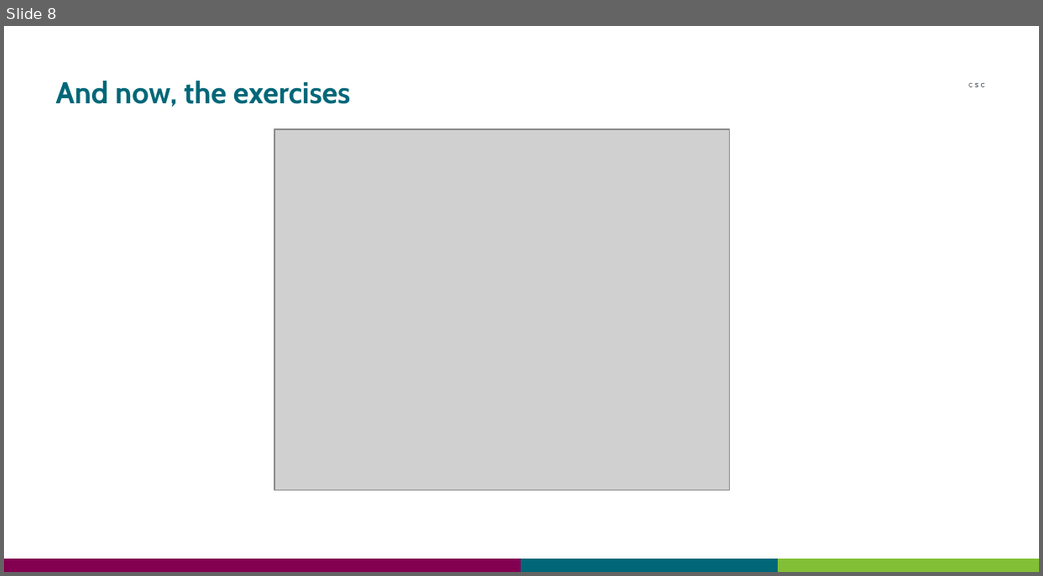
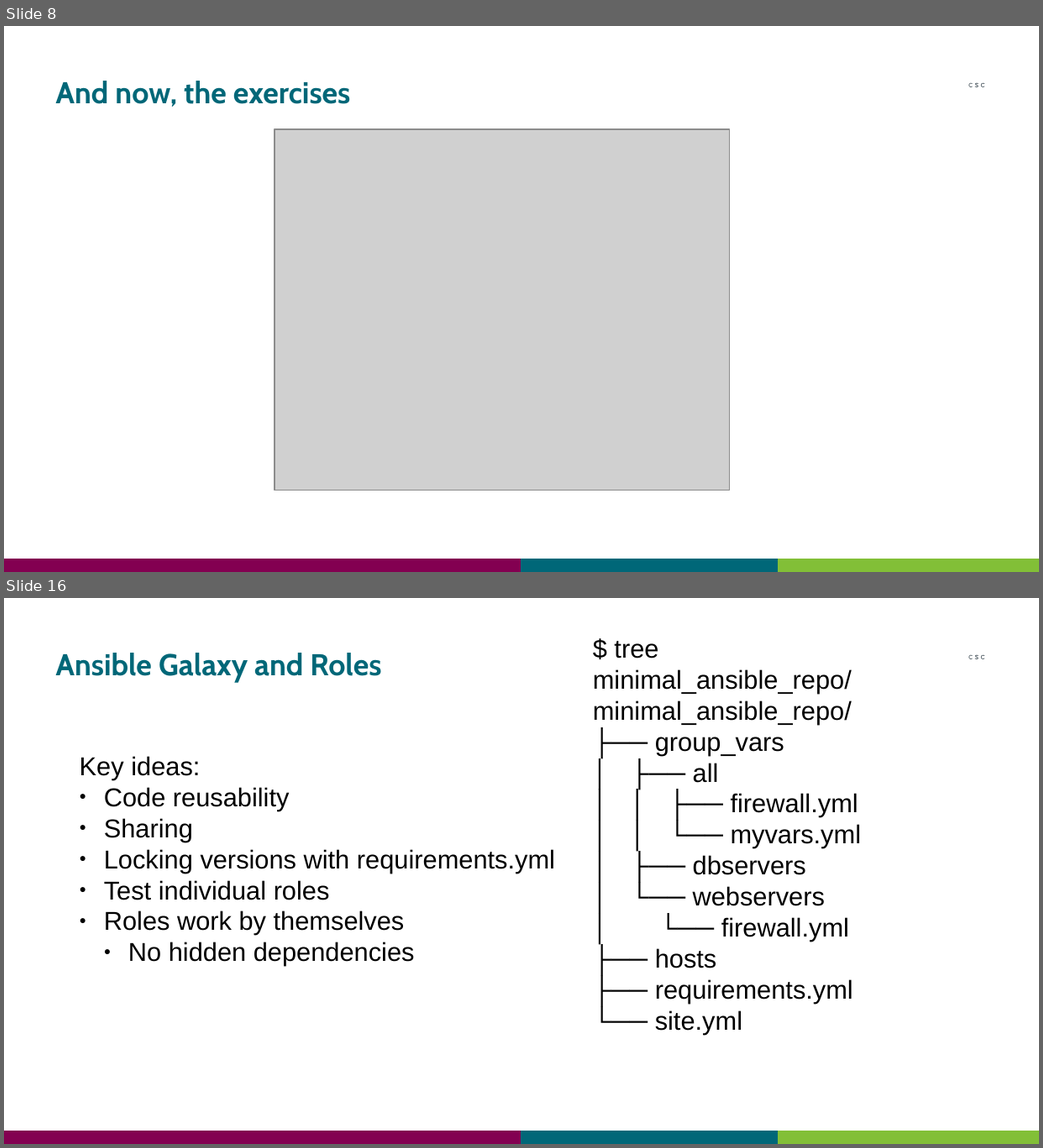
Before and after one commit to CSCfi/ansible-workshops, a slide deck: intro-workshop/Ansible_Intro_Workshop.odp. Shown one above the other, each under a label of ours: slide 8 before the commit, slides 8 and 16 after it; the slides between them are not shown. The pictures are 1043x576 and 1043x1148 pixels, drawn with LibreOffice and Linux fonts; fonts in the diff are those of the drawing; grey boxes stand for pictures. Boxes give left, top, right and bottom in pixels: in the first picture for what was removed or moved away, otherwise in the second. Text is boxed around its words. In the diff, an @@ line names an element or a change of style, - is before the commit and + after.

Commit message:
galaxy, inventory, ansible.cfg, lab environment

```diff
--- a/intro-workshop/Ansible_Intro_Workshop.odp
+++ b/intro-workshop/Ansible_Intro_Workshop.odp
@@ slide 16 added at (4, 598, 1039, 1144), background #FFFFFF; not listed: 4 template elements that a slide beside it also shows @@
@@ text added at (593, 641, 862, 1004), 18 pt, text #000000 @@
+$ tree minimal_ansible_repo/
+minimal_ansible_repo/
+├── group_vars
+│ ├── all
+│ │ ├── firewall.yml
+│ │ └── myvars.yml
+│ ├── dbservers
+│ └── webservers
+│ └── firewall.yml
+├── hosts
+├── requirements.yml
+└── site.yml
@@ title added at (56, 653, 381, 682), 21 pt, text #006778, bold @@
+Ansible Galaxy and Roles
@@ text added at (80, 756, 555, 966), 18 pt, text #000000 @@
+Key ideas:
+● Code reusability
+● Sharing
+● Locking versions with requirements.yml
+● Test individual roles
+● Roles work by themselves
+  ● No hidden dependencies
```
Also in this commit, not shown: 1 slide changed, 9 other slides added.
